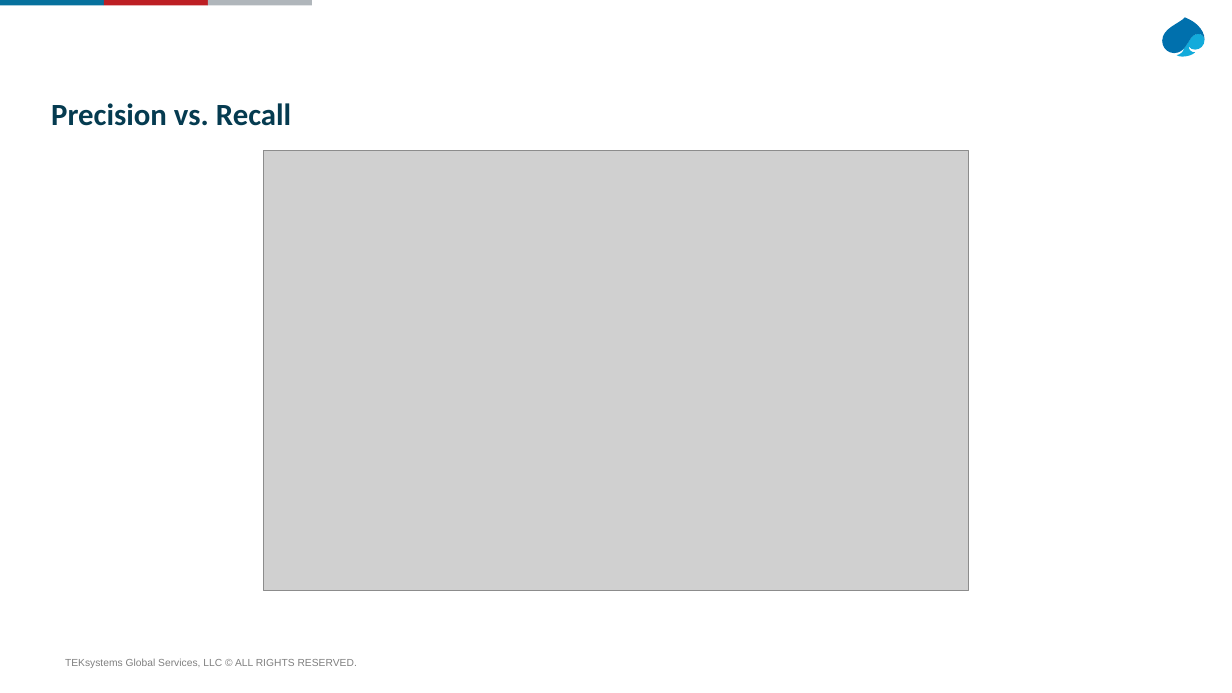
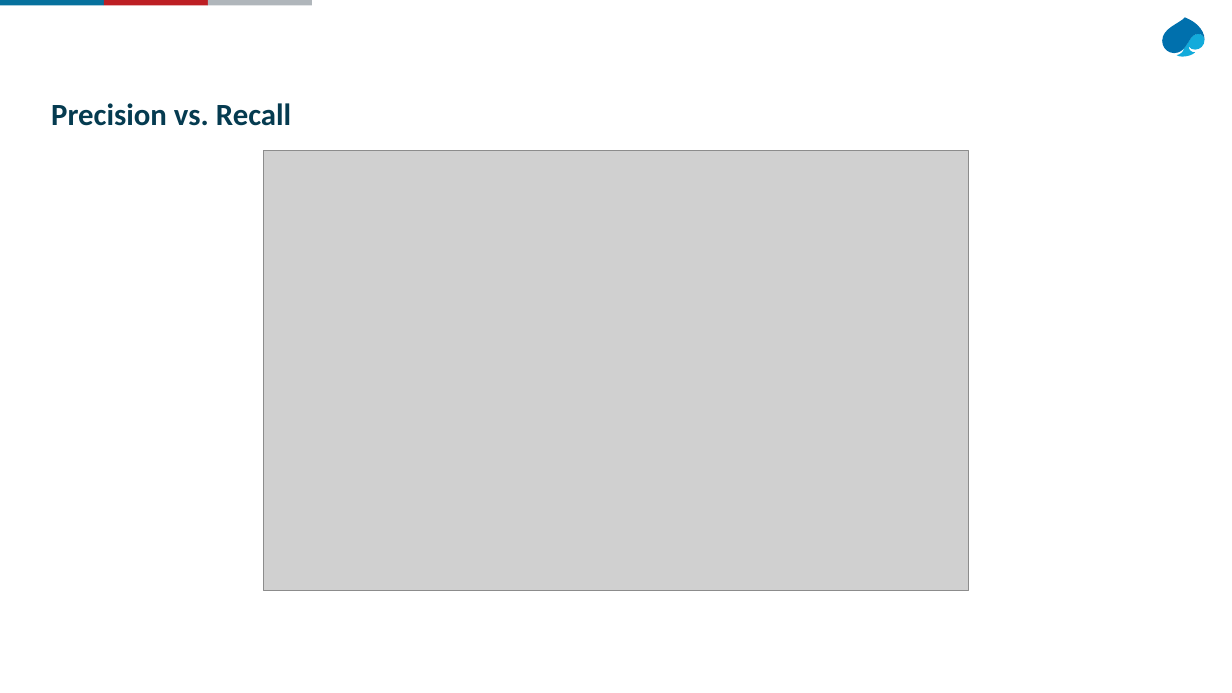
Before and after one commit to chen115y/MLOpsLearning, a slide deck: slide 2 of ConventionalMachineLearning/MachineLearning.pptx (slide 3 before the commit). Drawn at 1232x693 pixels with LibreOffice and Linux fonts; fonts in the diff are those of the drawing; grey boxes stand for pictures; background and template pictures are left out. Boxes give left, top, right and bottom in pixels: in the first picture for what was removed or moved away, otherwise in the second. Text is boxed around its words. In the diff, an @@ line names an element or a change of style, - is before the commit and + after.

```diff
--- a/ConventionalMachineLearning/MachineLearning.pptx
+++ b/ConventionalMachineLearning/MachineLearning.pptx
@@ text removed at (65,658,357,668) @@
-TEKsystems Global Services, LLC © ALL RIGHTS RESERVED.
```
Also in this commit, not shown: 3 other slides changed, 1 slide removed, 2 other files.
